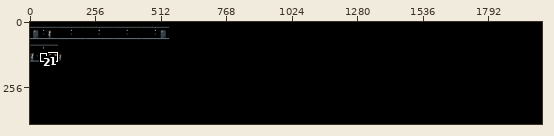
A pixel-art file gets an edit: art/mockup3.aseprite. Above: a wide view before the commit, with the close-up outlined.
Close-up. The starting point:
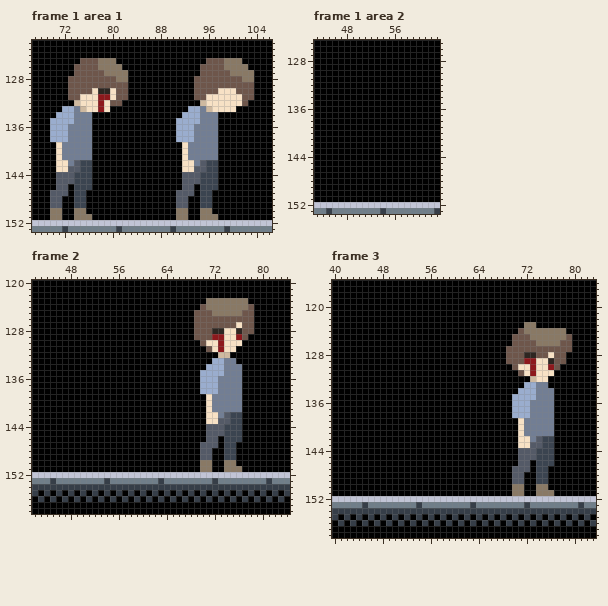
2000x400 pixels, 4 frames. Shown: frame 1 area 1: x 67..106, y 122..153; frame 1 area 2: x 43..63, y 125..153; frame 2: x 42..84, y 120..158; frame 3: x 40..83, y 116..158. The commit also changed other frames or places, which this record leaves out.
After:
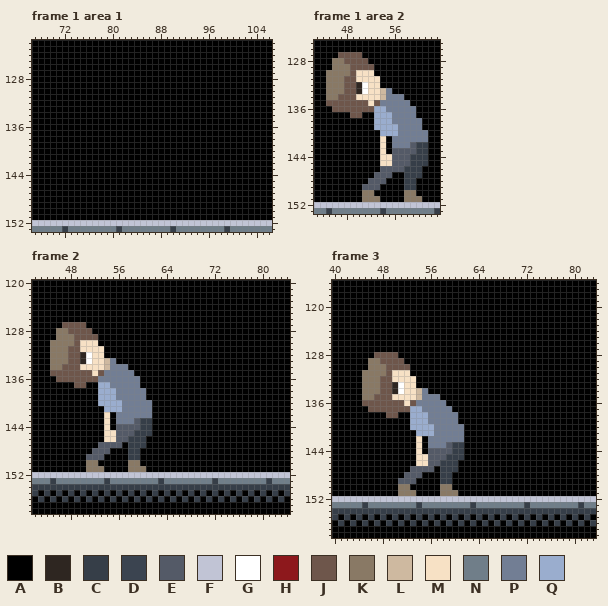
Palette (. is transparent): A #000000  B #2e2621  C #363e48  D #3b4450  E #545a67  F #c1c4d5  G #ffffff  H #8d181c  J #6e564b  K #897965  L #ceb9a0  M #f7e1c5  N #707e89  P #727e94  Q #9aadce
Changes in this commit:
Changed rows in their new state; - is an unchanged pixel.
Frame 1 area 1, layer "chars":
first column x 70:
125 -----AAAAAA---------------AAAAAA--
126 ----AAAAAAAA-------------AAAAAAAA-
127 ----AAAAAAAAA------------AAAAAAAAA
128 ---AAAAAAAAAA-----------AAAAAAAAAA
129 ---AAAAAAAAAA-----------AAAAAAAAAA
130 ---AAAAAAAAAA-----------AAAAAAAAAA
131 ---AAAAAAAAAA-----------AAAAAAAAAA
132 ----AAAAAAAA-------------AAAAAAAA-
133 --AAAAAAAA-------------AAAAAAAA---
134 -AAAAAA---------------AAAAAA------
135 AAAAAAA--------------AAAAAAA------
136 AAAAAAA--------------AAAAAAA------
137 AAAAAAA--------------AAAAAAA------
138 AAAAAAA--------------AAAAAAA------
139 -AAAAAA---------------AAAAAA------
140 -AAAAAA---------------AAAAAA------
141 -AAAAAA---------------AAAAAA------
142 -AAAAAA---------------AAAAAA------
143 -AAAAAA---------------AAAAAA------
144 -AAAAAA---------------AAAAAA------
145 -AAAAAA---------------AAAAAA------
146 -AA-AAA---------------AA-AAA------
147 AAA-AA---------------AAA-AA-------
148 AA--AA---------------AA--AA-------
149 AA--AA---------------AA--AA-------
150 AA--AA---------------AA--AA-------
151 AA--AAA--------------AA--AAA------
Frame 1 area 2, layer "chars":
first column x 45:
127 --JJJJ-----------
128 -KKJJJJ----------
129 -KKKJJJJ---------
130 KKKKJMMM---------
131 KKKJJMMMM--------
132 KKKJJBGMM--------
133 KKKJJBGMMLP------
134 KKJJJMMMMLPPP----
135 JJJJJJJMJPPPPP---
136 -JJJJJJJQQPPPPP--
137 ----JJ--QQQPPPP--
138 --------QQQPPPPP-
139 --------QQQQPPPP-
140 ---------QQQPPPPP
141 ---------M-PPPPPP
142 ---------M-PPPECC
143 ---------M-EEEECC
144 ---------MMEEECCC
145 ---------MMEEECCC
146 ---------EEEECCC-
147 --------EEE--CCC-
148 -------EEE---CC--
149 ------EEE----CC--
150 ------KK-----KK--
151 ------KKK----KKK-
Frame 2, layer "chars":
first column x 45:
123 --------------------------AAAAAAA-
124 -------------------------AAAAAAAAA
125 ------------------------AAAAAAAAAA
126 ------------------------AAAAAAAAAA
127 --JJJJ------------------AAAAAAAAAA
128 -KKJJJJ-----------------AAAAAAAAAA
129 -KKKJJJJ----------------AAAAAAAAA-
130 KKKKJMMM-----------------AAAAAAA--
131 KKKJJMMMM-----------------AAAAA---
132 KKKJJBGMM-------------------AA----
133 KKKJJBGMMLP----------------AAAA---
134 KKJJJMMMMLPPP-------------AAAAAA--
135 JJJJJJJMJPPPPP-----------AAAAAAA--
136 -JJJJJJJPPPPPPP----------AAAAAAA--
137 ----JJ--QQPPPPP----------AAAAAAA--
138 --------QQQPPPPP---------AAAAAAA--
139 --------QQQPPPPP----------AAAAAA--
140 --------QQQQPPPPP---------AAAAAA--
141 ---------QQQPPPPP---------AAAAAA--
142 ---------M-PPPPPP---------AAAAAA--
143 ---------M-PPPECC---------AAAAAA--
144 ---------M-EEEECC---------AAAAAA--
145 ---------MMEEECCC---------AAAAAA--
146 ---------MMEECCC----------AA-AAA--
147 --------EEEE-CCC---------AAA-AA---
148 -------EEE---CC----------AA--AA---
149 ------EEE----CC----------AA--AA---
150 ------KK-----KK----------AA--AA---
151 ------KKK----KKK---------AA--AAA--
Frame 3, layer "chars":
first column x 45:
123 ---------------------------AA------
124 --------------------------AAAAAAAA-
125 -------------------------AAAAAAAAAA
126 -------------------------AAAAAAAAAA
127 ------------------------AAAAAAAAAAA
128 --JJJJ------------------AAAAAAAAAA-
129 -KKJJJJ-----------------AAAAAAAAAA-
130 -KKKJJJJ-----------------AAAAAAAA--
131 KKKKJMMM------------------AAAAAA---
132 KKKJJMMMM-------------------AAA----
133 KKKJJBGMM------------------AAAA----
134 KKKJJBGMMLP---------------AAAAAA---
135 KKJJJMMMMLPPP------------AAAAAAA---
136 JJJJJJJMJPPPPP-----------AAAAAAA---
137 -JJJJJJJQQPPPPP----------AAAAAAA---
138 ----JJ--QQQPPPPP---------AAAAAAA---
139 --------QQQPPPPP----------AAAAAA---
140 --------QQQQPPPPP---------AAAAAA---
141 ---------QQQPPPPP---------AAAAAA---
142 ---------M-PPPPPP---------AAAAAA---
143 ---------M-PPPECC---------AAAAAA---
144 ---------M-EEEECC---------AAAAAA---
145 ---------MMEEECCC---------AAAAAA---
146 ---------MMEECCC----------AA-AAA---
147 --------EEEE-CCC---------AAA-AA----
148 -------EEE---CC----------AA--AA----
149 ------EEE----CC----------AA--AA----
150 ------KK-----KK----------AA--AA----
151 ------KKK----KKK---------AA--AAA---
Boxes around the changes in both close-ups, in picture pixels (x1, y1, x2, y2):
changed: (50, 58, 128, 220)
changed: (176, 58, 254, 220)
changed: (326, 52, 428, 202)
changed: (194, 298, 254, 472)
changed: (50, 322, 152, 472)
changed: (506, 322, 572, 496)
changed: (362, 352, 464, 496)
